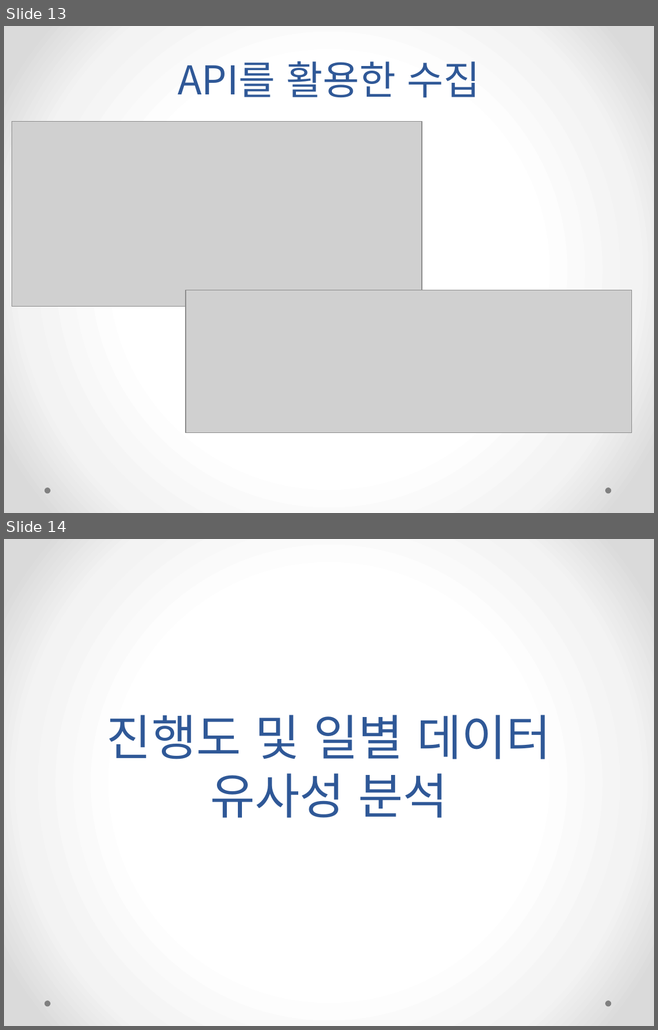
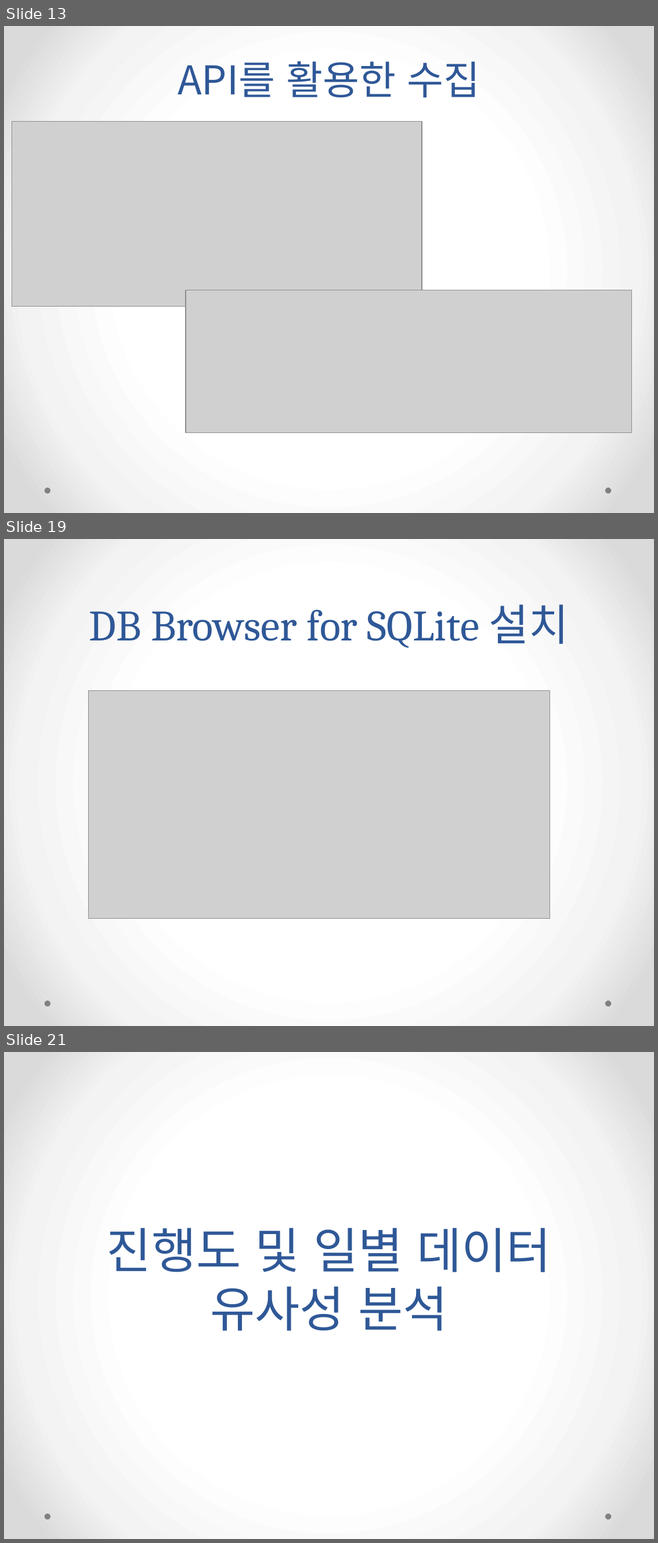
Before and after one commit to HyoDuck/Graduation_Project, a slide deck: pptx_folder/빅데이터를 활용한 주식종목 분석_5월 16일.pptx. Shown one above the other, each under a label of ours: slides 13 and 14 before the commit, slides 13, 19 and 21 after it; the slides between them are not shown. The pictures are 658x1030 and 658x1543 pixels, drawn with LibreOffice and Linux fonts; fonts in the diff are those of the drawing; grey boxes stand for pictures. Boxes give left, top, right and bottom in pixels: in the first picture for what was removed or moved away, otherwise in the second. Text is boxed around its words. In the diff, an @@ line names an element or a change of style, - is before the commit and + after.

```diff
--- a/pptx_folder/빅데이터를 활용한 주식종목 분석_5월 16일.pptx
+++ b/pptx_folder/빅데이터를 활용한 주식종목 분석_5월 16일.pptx
@@ slide 19 added at [4, 539, 654, 1026], background gradient #FFFFFF to #F4F4F4 to #DADADA; not listed: 2 template elements that a slide beside it also shows @@
@@ title added at [89, 605, 568, 648], 48 pt, text #2F5897 @@
+DB Browser for SQLite 설치
@@ picture added at [89, 690, 550, 918] @@
@@ what was slide 14 is now slide 21 @@
```
Also in this commit, not shown: 6 other slides added.
